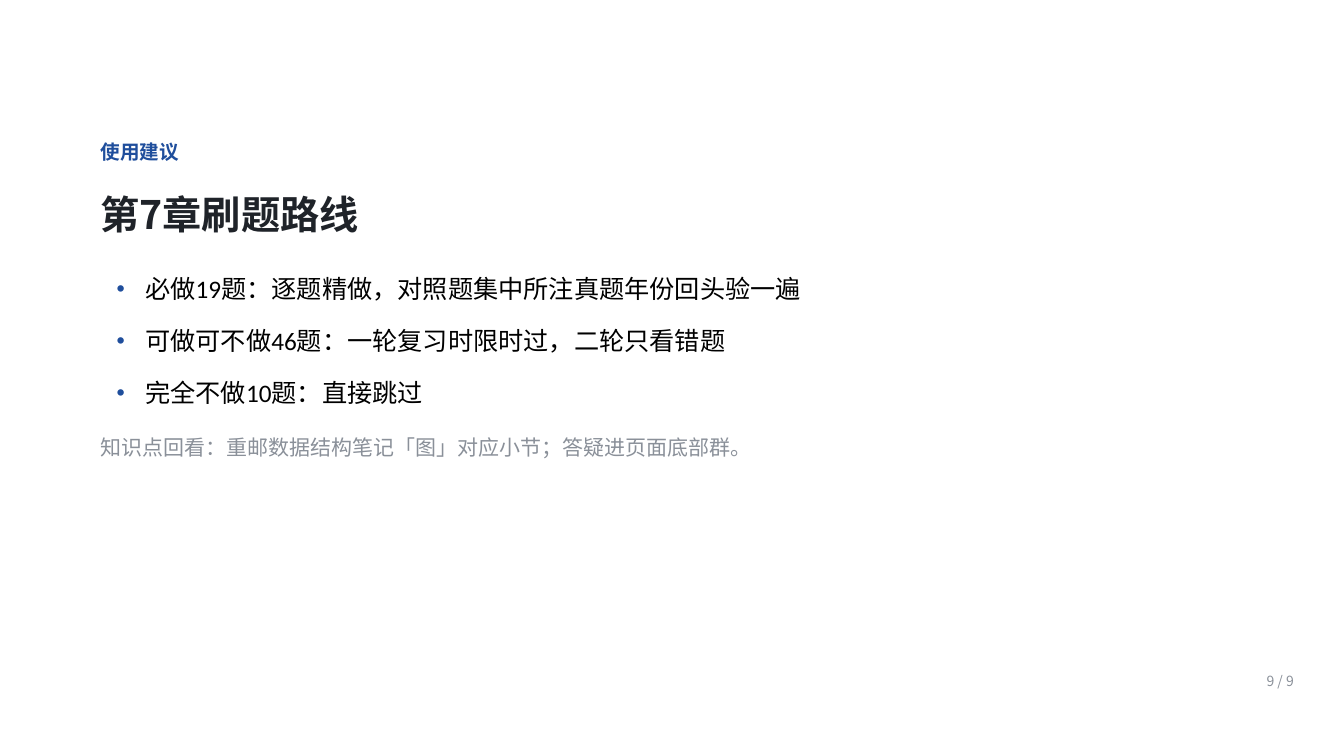
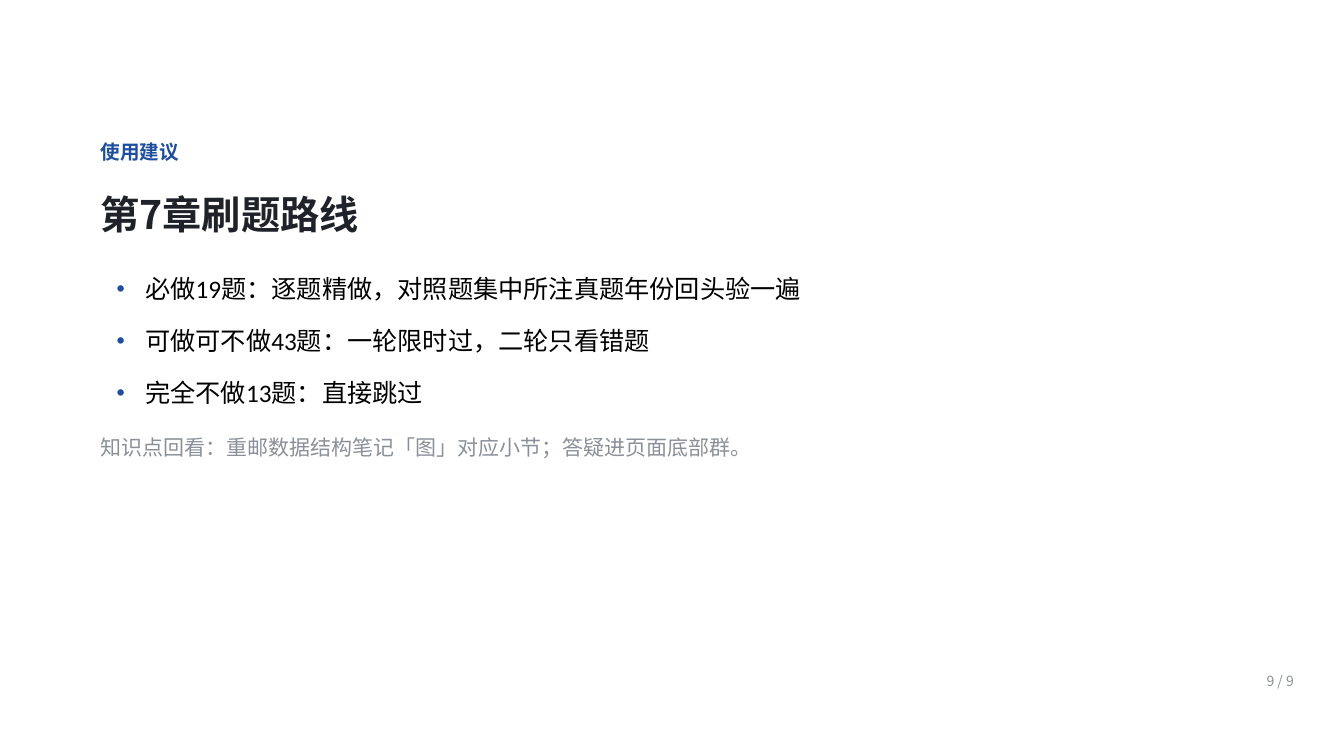
Before and after one commit to Ctrl1CandV/SpecialtyCourses, a slide deck: slide 9 of 课程/课件/题集刷题导航/第7章-图/第7章-图.pptx. Drawn at 1344x756 pixels with LibreOffice and Linux fonts; fonts in the diff are those of the drawing; background and template pictures are left out. Boxes give left, top, right and bottom in pixels: in the first picture for what was removed or moved away, otherwise in the second. Text is boxed around its words. In the diff, an @@ line names an element or a change of style, - is before the commit and + after.

```diff
--- a/课程/课件/题集刷题导航/第7章-图/第7章-图.pptx
+++ b/课程/课件/题集刷题导航/第7章-图/第7章-图.pptx
@@ text at [145,328,649,353]: text changed @@
-• 可做可不做46题：一轮复习时限时过，二轮只看错题
+• 可做可不做43题：一轮限时过，二轮只看错题
@@ text at [145,380,423,404]: text changed @@
-• 完全不做10题：直接跳过
+• 完全不做13题：直接跳过
```
Also in this commit, not shown: 3 other slides changed, 30 other files.
